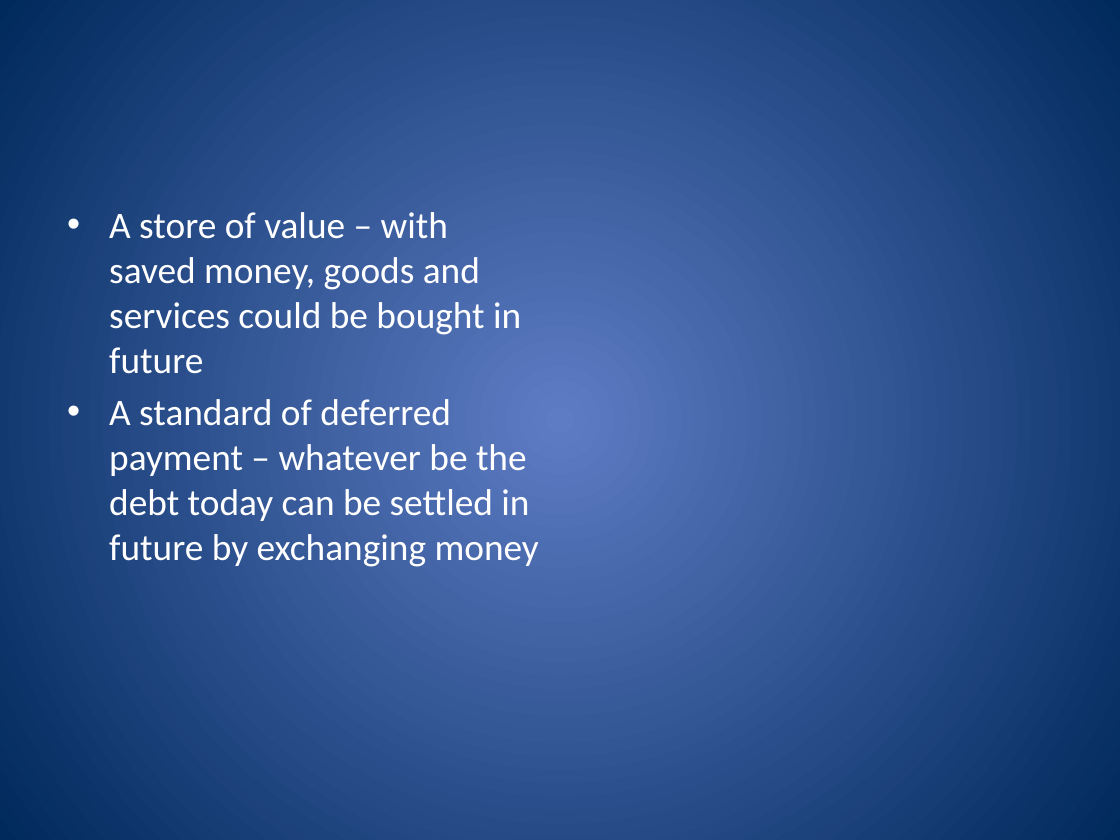
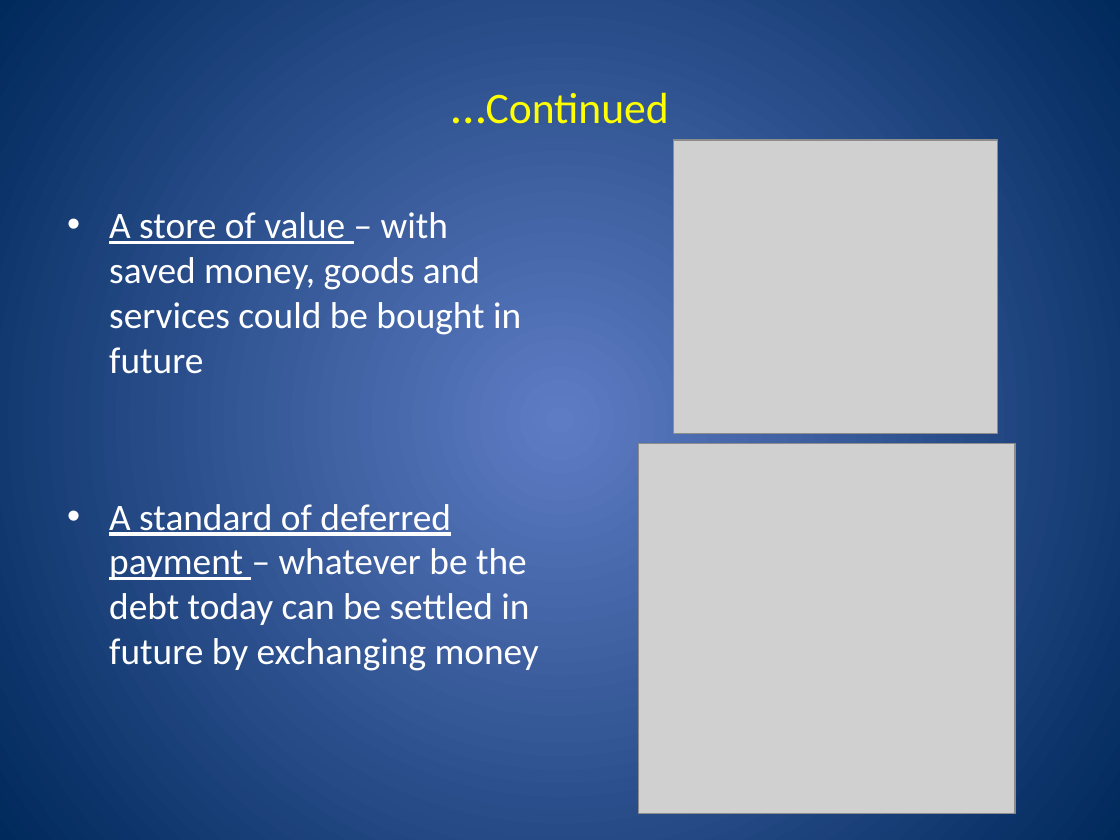
Before and after one commit to Amul01/Presentations, a slide deck: slide 8 of EEM-Money.pptx (slide 7 before the commit). Drawn at 1120x840 pixels with LibreOffice and Linux fonts; fonts in the diff are those of the drawing; grey boxes stand for pictures. Boxes give left, top, right and bottom in pixels: in the first picture for what was removed or moved away, otherwise in the second. Text is boxed around its words. In the diff, an @@ line names an element or a change of style, - is before the commit and + after.

```diff
--- a/EEM-Money.pptx
+++ b/EEM-Money.pptx
@@ title added at box(486, 92, 669, 124), 28 pt, text #FFFF00 @@
+…Continued
@@ picture added at box(674, 140, 998, 433) @@
@@ text "A store of value – ..." at box(109, 212, 539, 671): underline on in "A store of value", "A standard of deferred payment" @@
@@ picture added at box(638, 444, 1015, 814) @@
```
Also in this commit, not shown: 9 other slides changed, 8 slides added.
